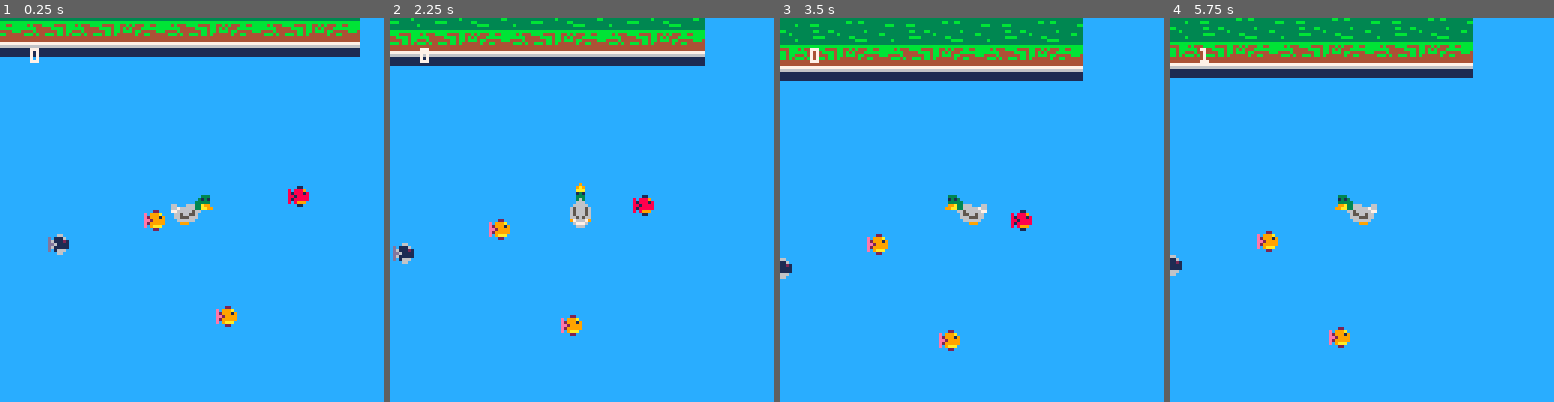
Above: before the commit, frames 1-4 (left to right).
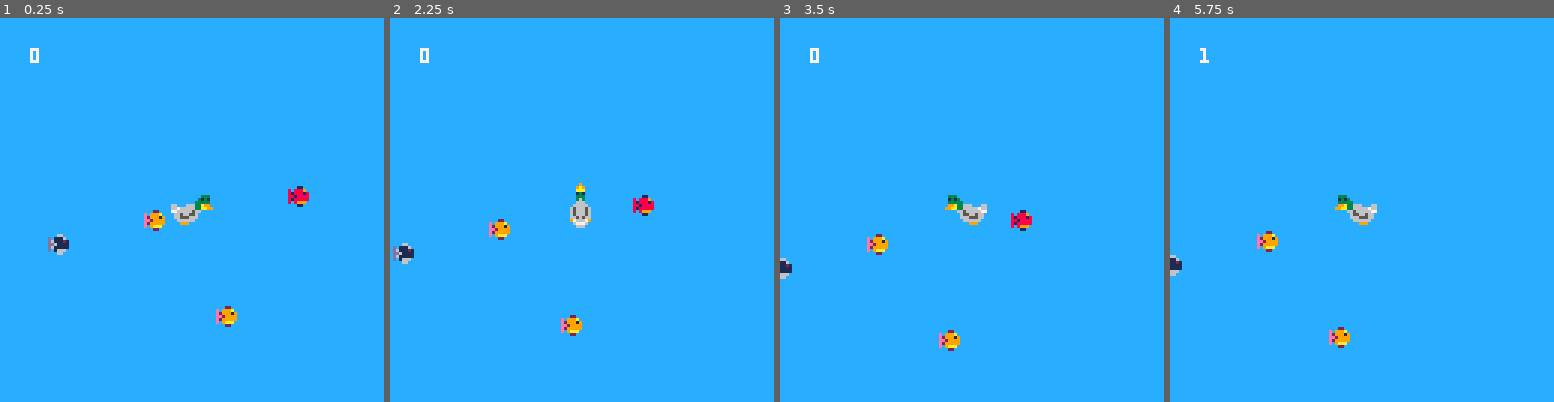
Above: after the commit, the same moments.

Repository: alainpuron/pico-8
Game: PICO-8 cartridge goose_game.p8
Two runs of this game, one before a commit and one after it. Both use one fixed random seed, a clock stepped at 60 frames per second and the inputs below.
Inputs:
- Up to frame 1 (0.25 s): no input
- Up to frame 2 (2.25 s): hold Right 1.6-2.1 s; hold Up from 2.15 s (still down)
- Up to frame 3 (3.5 s): release Up at 2.42 s; hold Right 2.47-3.03 s; hold Left from 3.08 s (still down)
- Up to frame 4 (5.75 s): release Left at 3.58 s; hold Down 3.63-3.97 s; hold Right 4.02-4.68 s; hold Up 4.73-5.03 s; hold Left 5.08-5.68 s; hold Down from 5.73 s (still down)

The runs differ from the first frame. In frame 1, 9.5% of the frame differs, in the area x 0-94%, y 0-11%; in frame 2, 10%; in frame 3, 13%, in the area x 0-79%, y 0-17%; in frame 4, 12%.

Commit message:
Add files via upload

Diff:
--- a/goose_game.p8
+++ b/goose_game.p8
@@ -3,8 +3,7 @@
 __lua__
 	function _init()
 		plr_init()
-	--	fish_init()
-		fish_placement()
+		fish_placement() -- initial fish placement
 		ymove_init()
 	end
 
@@ -14,6 +13,7 @@
 		dcam()
 		fish_pickup()
 		anmove_update()
+		fishspawn_update(fish_count,fish_spawn)
 	end
 
 	function _draw()
@@ -21,6 +21,7 @@
 		map()
 		plr_draw()
 		draw_fish()
+		fish_respawn_draw()
 	end
 -->8
 -- player --
@@ -199,8 +201,8 @@
 
 	spr_timer = 0
 	f_frame = 32 -- first frame
-	l_frame = 36 -- last frame
-	animation_speed = 40
+	l_frame = 38 -- last frame
+	animation_speed = 10
 
 end
 
@@ -226,14 +228,26 @@
 	end -- if
 
 end -- fuc
-…(8 lines of a section not shown)…
+-->8
+-- spawn fish after --
+
+
+function fishspawn_update(fc,sf)
+
+-- spawn new fish after
+-- original amount dissa[ears
+
+ if fc == sf
+	then
+	fc=0
+	fish_placement()
+
+ end
+end
+
+function fish_respawn_draw()
+	draw_fish()
+end
 
 
 
@@ -292,32 +306,32 @@
 
 
 __map__
-4c4d4e4f4e4f4c4d4e4f4c4d4e4f4c4d1e1e1e1e1e1e1e1e1e1e1e1e1e1e1e1e1e1e1e1e1e1e1e1e1e1e1e1e1e1e1e1e1e1e000000000000000000000000000000000000000000000000000000000000000000000000000000000000000000000000000000000000000000000000000000000000000000000000000000000000
-5c5d5e5f5e5f5c5d5e5f5c5d5e5f5c5d1e1e1e1e1e1e1e1e1e1e1e1e1e1e1e1e1e1e1e1e1e1e1e1e1e1e1e1e1e1e1e1e1e1e000000000000000000000000000000000000000000000000000000000000000000000000000000000000000000000000000000000000000000000000000000000000000000000000000000000000
-6c6d6e6f6e6f6c6d6e6f6c6d6e6f6c6d1e1e1e1e1e1e1e1e1e1e1e1e1e1e1e1e1e1e1e1e1e1e1e1e1e1e1e1e1e1e1e1e1e1e000000000000000000000000000000000000000000000000000000000000000000000000000000000000000000000000000000000000000000000000000000000000000000000000000000000000
-7c7d7e7f7e7f7c7d7e7f7c7d7e7f7c7d1e1e1e1e1e1e1e1e1e1e1e1e1e1e1e1e1e1e1e1e1e1e1e1e1e1e1e1e1e1e1e1e1e1e000000000000000000000000000000000000000000000000000000000000000000000000000000000000000000000000000000000000000000000000000000000000000000000000000000000000
-1e1e1e1e1e1e1e1e1e1e1e1e1e1e1e1e1e1e1e1e1e1e1e1e1e1e1e1e1e1e1e1e1e1e1e1e1e1e1e1e1e1e1e1e1e1e1e1e1e1e000000000000000000000000000000000000000000000000000000000000000000000000000000000000000000000000000000000000000000000000000000000000000000000000000000000000
-1e1e1e1e1e1e1e1e1e1e1e1e1e1e1e1e1e1e1e1e1e1e1e1e1e1e1e1e1e1e1e1e1e1e1e1e1e1e1e1e1e1e1e1e1e1e1e1e1e1e000000000000000000000000000000000000000000000000000000000000000000000000000000000000000000000000000000000000000000000000000000000000000000000000000000000000
-1e1e1e1e1e1e1e1e1e1e1e1e1e1e1e1e1e1e1e1e1e1e1e1e1e1e1e1e1e1e1e1e1e1e1e1e1e1e1e1e1e1e1e1e1e1e1e1e1e1e000000000000000000000000000000000000000000000000000000000000000000000000000000000000000000000000000000000000000000000000000000000000000000000000000000000000
-1e1e1e1e1e1e1e1e1e1e1e1e1e1e1e1e1e1e1e1e1e1e1e1e1e1e1e1e1e1e1e1e1e1e1e1e1e1e1e1e1e1e1e1e1e1e1e1e1e1e000000000000000000000000000000000000000000000000000000000000000000000000000000000000000000000000000000000000000000000000000000000000000000000000000000000000
-1e1e1e1e1e1e1e1e1e1e1e1e1e1e1e1e1e1e1e1e1e1e1e1e1e1e1e1e1e1e1e1e1e1e1e1e1e1e1e1e1e1e1e1e1e1e1e1e1e1e000000000000000000000000000000000000000000000000000000000000000000000000000000000000000000000000000000000000000000000000000000000000000000000000000000000000
-1e1e1e1e1e1e1e1e1e1e1e1e1e1e1e1e1e1e1e1e1e1e1e1e1e1e1e1e1e1e1e1e1e1e1e1e1e1e1e1e1e1e1e1e1e1e1e1e1e1e000000000000000000000000000000000000000000000000000000000000000000000000000000000000000000000000000000000000000000000000000000000000000000000000000000000000
-1e1e1e1e1e1e1e1e1e1e1e1e1e1e1e1e1e1e1e1e1e1e1e1e1e1e1e1e1e1e1e1e1e1e1e1e1e1e1e1e1e1e1e1e1e1e1e1e1e1e000000000000000000000000000000000000000000000000000000000000000000000000000000000000000000000000000000000000000000000000000000000000000000000000000000000000
-1e1e1e1e1e1e1e1e1e1e1e1e1e1e1e1e1e1e1e1e1e1e1e1e1e1e1e1e1e1e1e1e1e1e1e1e1e1e1e1e1e1e1e1e1e1e1e1e1e1e000000000000000000000000000000000000000000000000000000000000000000000000000000000000000000000000000000000000000000000000000000000000000000000000000000000000
-1e1e1e1e1e1e1e1e1e1e1e1e1e1e1e1e1e1e1e1e1e1e1e1e1e1e1e1e1e1e1e1e1e1e1e1e1e1e1e1e1e1e1e1e1e1e1e1e1e1e000000000000000000000000000000000000000000000000000000000000000000000000000000000000000000000000000000000000000000000000000000000000000000000000000000000000
-1e1e1e1e1e1e1e1e1e1e1e1e1e1e1e1e1e1e1e1e1e1e1e1e1e1e1e1e1e1e1e1e1e1e1e1e1e1e1e1e1e1e1e1e1e1e1e1e1e1e000000000000000000000000000000000000000000000000000000000000000000000000000000000000000000000000000000000000000000000000000000000000000000000000000000000000
-1e1e1e1e1e1e1e1e1e1e1e1e1e1e1e1e1e1e1e1e1e1e1e1e1e1e1e1e1e1e1e1e1e1e1e1e1e1e1e1e1e1e1e1e1e1e1e1e1e1e000000000000000000000000000000000000000000000000000000000000000000000000000000000000000000000000000000000000000000000000000000000000000000000000000000000000
-1e1e1e1e1e1e1e1e1e1e1e1e1e1e1e1e1e1e1e1e1e1e1e1e1e1e1e1e1e1e1e1e1e1e1e1e1e1e1e1e1e1e1e1e1e1e1e1e1e1e000000000000000000000000000000000000000000000000000000000000000000000000000000000000000000000000000000000000000000000000000000000000000000000000000000000000
-1e1e1e1e1e1e1e1e1e1e1e1e1e1e1e1e1e1e1e1e1e1e1e1e1e1e1e1e1e1e1e1e1e1e1e1e1e1e1e1e1e1e1e1e1e1e1e1e1e1e000000000000000000000000000000000000000000000000000000000000000000000000000000000000000000000000000000000000000000000000000000000000000000000000000000000000
-1e1e1e1e1e1e1e1e1e1e1e1e1e1e1e1e1e1e1e1e1e1e1e1e1e1e1e1e1e1e1e1e1e1e1e1e1e1e1e1e1e1e1e1e1e1e1e1e1e1e000000000000000000000000000000000000000000000000000000000000000000000000000000000000000000000000000000000000000000000000000000000000000000000000000000000000
-1e1e1e1e1e1e1e1e1e1e1e1e1e1e1e1e1e1e1e1e1e1e1e1e1e1e1e1e1e1e1e1e1e1e1e1e1e1e1e1e1e1e1e1e1e1e1e1e1e1e000000000000000000000000000000000000000000000000000000000000000000000000000000000000000000000000000000000000000000000000000000000000000000000000000000000000
-1e1e1e1e1e1e1e1e1e1e1e1e1e1e1e1e1e1e1e1e1e1e1e1e1e1e1e1e1e1e1e1e1e1e1e1e1e1e1e1e1e1e1e1e1e1e1e1e1e1e000000000000000000000000000000000000000000000000000000000000000000000000000000000000000000000000000000000000000000000000000000000000000000000000000000000000
-1e1e1e1e1e1e1e1e1e1e1e1e1e1e1e1e1e1e1e1e1e1e1e1e1e1e1e1e1e1e1e1e1e1e1e1e1e1e1e1e1e1e1e1e1e1e1e1e1e1e000000000000000000000000000000000000000000000000000000000000000000000000000000000000000000000000000000000000000000000000000000000000000000000000000000000000
-1e1e1e1e1e1e1e1e1e1e1e1e1e1e1e1e1e1e1e1e1e1e1e1e1e1e1e1e1e1e1e1e1e1e1e1e1e1e1e1e1e1e1e1e1e1e1e1e1e1e000000000000000000000000000000000000000000000000000000000000000000000000000000000000000000000000000000000000000000000000000000000000000000000000000000000000
-1e1e1e1e1e1e1e1e1e1e1e1e1e1e1e1e1e1e1e1e1e1e1e1e1e1e1e1e1e1e1e1e1e1e1e1e1e1e1e1e1e1e1e1e1e1e1e1e1e1e000000000000000000000000000000000000000000000000000000000000000000000000000000000000000000000000000000000000000000000000000000000000000000000000000000000000
-1e1e1e1e1e1e1e1e1e1e1e1e1e1e1e1e1e1e1e1e1e1e1e1e1e1e1e1e1e1e1e1e1e1e1e1e1e1e1e1e1e1e1e1e1e1e1e1e1e1e000000000000000000000000000000000000000000000000000000000000000000000000000000000000000000000000000000000000000000000000000000000000000000000000000000000000
-1e1e1e1e1e1e1e1e1e1e1e1e1e1e1e1e1e1e1e1e1e1e1e1e1e1e1e1e1e1e1e1e1e1e1e1e1e1e1e1e1e1e1e1e1e1e1e1e1e1e000000000000000000000000000000000000000000000000000000000000000000000000000000000000000000000000000000000000000000000000000000000000000000000000000000000000
-1e1e1e1e1e1e1e1e1e1e1e1e1e1e1e1e1e1e1e1e1e1e1e1e1e1e1e1e1e1e1e1e1e1e1e1e1e1e1e1e1e1e1e1e1e1e1e1e1e1e000000000000000000000000000000000000000000000000000000000000000000000000000000000000000000000000000000000000000000000000000000000000000000000000000000000000
-1e1e1e1e1e1e1e1e1e1e1e1e1e1e1e1e1e1e1e1e1e1e1e1e1e1e1e1e1e1e1e1e1e1e1e1e1e1e1e1e1e1e1e1e1e1e1e1e1e1e000000000000000000000000000000000000000000000000000000000000000000000000000000000000000000000000000000000000000000000000000000000000000000000000000000000000
-1e1e1e1e1e1e1e1e1e1e1e1e1e1e1e1e1e1e1e1e1e1e1e1e1e1e1e1e1e1e1e1e1e1e1e1e1e1e1e1e1e1e1e1e1e1e1e1e1e1e000000000000000000000000000000000000000000000000000000000000000000000000000000000000000000000000000000000000000000000000000000000000000000000000000000000000
-1e1e1e1e1e1e1e1e1e1e1e1e1e1e1e1e1e1e1e1e1e1e1e1e1e1e1e1e1e1e1e1e1e1e1e1e1e1e1e1e1e1e1e1e1e1e1e1e1e1e000000000000000000000000000000000000000000000000000000000000000000000000000000000000000000000000000000000000000000000000000000000000000000000000000000000000
+1e1e1e1e1e1e1e1e1e1e1e1e1e1e1e1e1e1e1e1e1e1e1e1e1e1e1e1e1e1e1e1e1e1e1e1e1e1e1e1e1e1e1e1e1e1e1e1e1e1e000000000000000000000000000000000000000000000000000000000000000000000000000000000000000000000000000000000000000000000000000000000000000000000000000000000000
+1e1e1e1e1e1e1e1e1e1e1e1e1e1e1e1e1e1e1e1e1e1e1e1e1e1e1e1e1e1e1e1e1e1e1e1e1e1e1e1e1e1e1e1e1e1e1e1e1e1e000000000000000000000000000000000000000000000000000000000000000000000000000000000000000000000000000000000000000000000000000000000000000000000000000000000000
+1e1e1e1e1e1e1e1e1e1e1e1e1e1e1e1e1e1e1e1e1e1e1e1e1e1e1e1e1e1e1e1e1e1e1e1e1e1e1e1e1e1e1e1e1e1e1e1e1e1e000000000000000000000000000000000000000000000000000000000000000000000000000000000000000000000000000000000000000000000000000000000000000000000000000000000000
+1e1e1e1e1e1e1e1e1e1e1e1e1e1e1e1e1e1e1e1e1e1e1e1e1e1e1e1e1e1e1e1e1e1e1e1e1e1e1e1e1e1e1e1e1e1e1e1e1e1e000000000000000000000000000000000000000000000000000000000000000000000000000000000000000000000000000000000000000000000000000000000000000000000000000000000000
+1e1e1e1e1e1e1e1e1e1e1e1e1e1e1e1e1e1e1e1e1e1e1e1e1e1e1e1e1e1e1e1e1e1e1e1e1e1e1e1e1e1e1e1e1e1e1e1e1e1e000000000000000000000000000000000000000000000000000000000000000000000000000000000000000000000000000000000000000000000000000000000000000000000000000000000000
+1e1e1e1e1e1e1e1e1e1e1e1e1e1e1e1e1e1e1e1e1e1e1e1e1e1e1e1e1e1e1e1e1e1e1e1e1e1e1e1e1e1e1e1e1e1e1e1e1e1e000000000000000000000000000000000000000000000000000000000000000000000000000000000000000000000000000000000000000000000000000000000000000000000000000000000000
+1e1e1e1e1e1e1e1e1e1e1e1e1e1e1e1e1e1e1e1e1e1e1e1e1e1e1e1e1e1e1e1e1e1e1e1e1e1e1e1e1e1e1e1e1e1e1e1e1e1e000000000000000000000000000000000000000000000000000000000000000000000000000000000000000000000000000000000000000000000000000000000000000000000000000000000000
+1e1e1e1e1e1e1e1e1e1e1e1e1e1e1e1e1e1e1e1e1e1e1e1e1e1e1e1e1e1e1e1e1e1e1e1e1e1e1e1e1e1e1e1e1e1e1e1e1e1e000000000000000000000000000000000000000000000000000000000000000000000000000000000000000000000000000000000000000000000000000000000000000000000000000000000000
+1e1e1e1e1e1e1e1e1e1e1e1e1e1e1e1e1e1e1e1e1e1e1e1e1e1e1e1e1e1e1e1e1e1e1e1e1e1e1e1e1e1e1e1e1e1e1e1e1e1e000000000000000000000000000000000000000000000000000000000000000000000000000000000000000000000000000000000000000000000000000000000000000000000000000000000000
+1e1e1e1e1e1e1e1e1e1e1e1e1e1e1e1e1e1e1e1e1e1e1e1e1e1e1e1e1e1e1e1e1e1e1e1e1e1e1e1e1e1e1e1e1e1e1e1e1e1e000000000000000000000000000000000000000000000000000000000000000000000000000000000000000000000000000000000000000000000000000000000000000000000000000000000000
+1e1e1e1e1e1e1e1e1e1e1e1e1e1e1e1e1e1e1e1e1e1e1e1e1e1e1e1e1e1e1e1e1e1e1e1e1e1e1e1e1e1e1e1e1e1e1e1e1e1e000000000000000000000000000000000000000000000000000000000000000000000000000000000000000000000000000000000000000000000000000000000000000000000000000000000000
+1e1e1e1e1e1e1e1e1e1e1e1e1e1e1e1e1e1e1e1e1e1e1e1e1e1e1e1e1e1e1e1e1e1e1e1e1e1e1e1e1e1e1e1e1e1e1e1e1e1e000000000000000000000000000000000000000000000000000000000000000000000000000000000000000000000000000000000000000000000000000000000000000000000000000000000000
+1e1e1e1e1e1e1e1e1e1e1e1e1e1e1e1e1e1e1e1e1e1e1e1e1e1e1e1e1e1e1e1e1e1e1e1e1e1e1e1e1e1e1e1e1e1e1e1e1e1e000000000000000000000000000000000000000000000000000000000000000000000000000000000000000000000000000000000000000000000000000000000000000000000000000000000000
+1e1e1e1e1e1e1e1e1e1e1e1e1e1e1e1e1e1e1e1e1e1e1e1e1e1e1e1e1e1e1e1e1e1e1e1e1e1e1e1e1e1e1e1e1e1e1e1e1e1e000000000000000000000000000000000000000000000000000000000000000000000000000000000000000000000000000000000000000000000000000000000000000000000000000000000000
+1e1e1e1e1e1e1e1e1e1e1e1e1e1e1e1e1e1e1e1e1e1e1e1e1e1e1e1e1e1e1e1e1e1e1e1e1e1e1e1e1e1e1e1e1e1e1e1e1e1e000000000000000000000000000000000000000000000000000000000000000000000000000000000000000000000000000000000000000000000000000000000000000000000000000000000000
+1e1e1e1e1e1e1e1e1e1e1e1e1e1e1e1e1e1e1e1e1e1e1e1e1e1e1e1e1e1e1e1e1e1e1e1e1e1e1e1e1e1e1e1e1e1e1e1e1e1e000000000000000000000000000000000000000000000000000000000000000000000000000000000000000000000000000000000000000000000000000000000000000000000000000000000000
+1e1e1e1e1e1e1e1e1e1e1e1e1e1e1e1e1e1e1e1e1e1e1e1e1e1e1e1e1e1e1e1e1e1e1e1e1e1e1e1e1e1e1e1e1e1e1e1e1e1e000000000000000000000000000000000000000000000000000000000000000000000000000000000000000000000000000000000000000000000000000000000000000000000000000000000000
+1e1e1e1e1e1e1e1e1e1e1e1e1e1e1e1e1e1e1e1e1e1e1e1e1e1e1e1e1e1e1e1e1e1e1e1e1e1e1e1e1e1e1e1e1e1e1e1e1e1e000000000000000000000000000000000000000000000000000000000000000000000000000000000000000000000000000000000000000000000000000000000000000000000000000000000000
+1e1e1e1e1e1e1e1e1e1e1e1e1e1e1e1e1e1e1e1e1e1e1e1e1e1e1e1e1e1e1e1e1e1e1e1e1e1e1e1e1e1e1e1e1e1e1e1e1e1e000000000000000000000000000000000000000000000000000000000000000000000000000000000000000000000000000000000000000000000000000000000000000000000000000000000000
+1e1e1e1e1e1e1e1e1e1e1e1e1e1e1e1e1e1e1e1e1e1e1e1e1e1e1e1e1e1e1e1e1e1e1e1e1e1e1e1e1e1e1e1e1e1e1e1e1e1e000000000000000000000000000000000000000000000000000000000000000000000000000000000000000000000000000000000000000000000000000000000000000000000000000000000000
+1e1e1e1e1e1e1e1e1e1e1e1e1e1e1e1e1e1e1e1e1e1e1e1e1e1e1e1e1e1e1e1e1e1e1e1e1e1e1e1e1e1e1e1e1e1e1e1e1e1e000000000000000000000000000000000000000000000000000000000000000000000000000000000000000000000000000000000000000000000000000000000000000000000000000000000000
+1e1e1e1e1e1e1e1e1e1e1e1e1e1e1e1e1e1e1e1e1e1e1e1e1e1e1e1e1e1e1e1e1e1e1e1e1e1e1e1e1e1e1e1e1e1e1e1e1e1e000000000000000000000000000000000000000000000000000000000000000000000000000000000000000000000000000000000000000000000000000000000000000000000000000000000000
+1e1e1e1e1e1e1e1e1e1e1e1e1e1e1e1e1e1e1e1e1e1e1e1e1e1e1e1e1e1e1e1e1e1e1e1e1e1e1e1e1e1e1e1e1e1e1e1e1e1e000000000000000000000000000000000000000000000000000000000000000000000000000000000000000000000000000000000000000000000000000000000000000000000000000000000000
+1e1e1e1e1e1e1e1e1e1e1e1e1e1e1e1e1e1e1e1e1e1e1e1e1e1e1e1e1e1e1e1e1e1e1e1e1e1e1e1e1e1e1e1e1e1e1e1e1e1e000000000000000000000000000000000000000000000000000000000000000000000000000000000000000000000000000000000000000000000000000000000000000000000000000000000000
+1e1e1e1e1e1e1e1e1e1e1e1e1e1e1e1e1e1e1e1e1e1e1e1e1e1e1e1e1e1e1e1e1e1e1e1e1e1e1e1e1e1e1e1e1e1e1e1e1e1e000000000000000000000000000000000000000000000000000000000000000000000000000000000000000000000000000000000000000000000000000000000000000000000000000000000000
+1e1e1e1e1e1e1e1e1e1e1e1e1e1e1e1e1e1e1e1e1e1e1e1e1e1e1e1e1e1e1e1e1e1e1e1e1e1e1e1e1e1e1e1e1e1e1e1e1e1e000000000000000000000000000000000000000000000000000000000000000000000000000000000000000000000000000000000000000000000000000000000000000000000000000000000000
+1e1e1e1e1e1e1e1e1e1e1e1e1e1e1e1e1e1e1e1e1e1e1e1e1e1e1e1e1e1e1e1e1e1e1e1e1e1e1e1e1e1e1e1e1e1e1e1e1e1e000000000000000000000000000000000000000000000000000000000000000000000000000000000000000000000000000000000000000000000000000000000000000000000000000000000000
+1e1e1e1e1e1e1e1e1e1e1e1e1e1e1e1e1e1e1e1e1e1e1e1e1e1e1e1e1e1e1e1e1e1e1e1e1e1e1e1e1e1e1e1e1e1e1e1e1e1e000000000000000000000000000000000000000000000000000000000000000000000000000000000000000000000000000000000000000000000000000000000000000000000000000000000000
+1e1e1e1e1e1e1e1e1e1e1e1e1e1e1e1e1e1e1e1e1e1e1e1e1e1e1e1e1e1e1e1e1e1e1e1e1e1e1e1e1e1e1e1e1e1e1e1e1e1e000000000000000000000000000000000000000000000000000000000000000000000000000000000000000000000000000000000000000000000000000000000000000000000000000000000000
Not shown, changed: 32 lines of the sprite sheet (__gfx__) section of goose_game.p8
